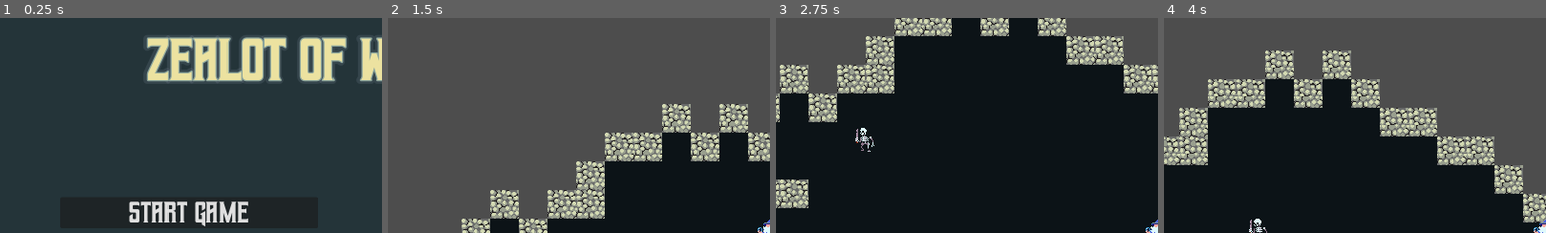
Above: before the commit, frames 1-4 (left to right).
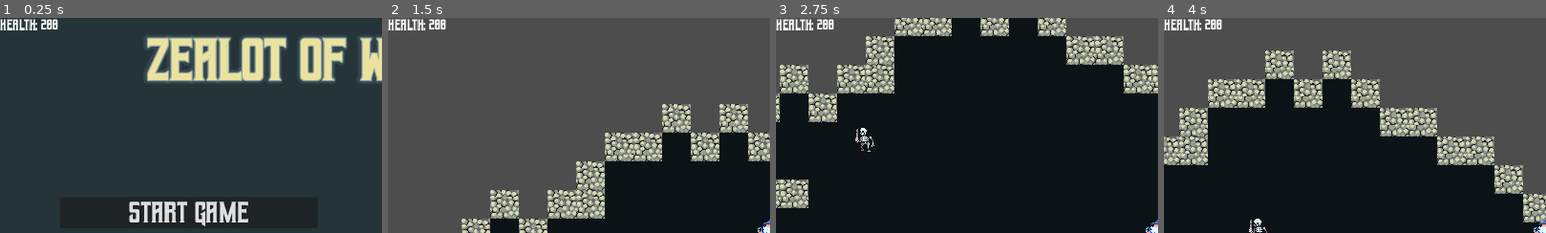
Above: after the commit, the same moments.

Repository: WizardsNStuff/Zealot-of-Wanderlust
Game: Godot game, scene res://Scenes/wizard_game.tscn
The game is run twice, just before and just after one commit, with the same random seed, the same clock (stepped at 60 frames per second) and the same inputs.
Inputs:
- Up to frame 1 (0.25 s): no input
- Up to frame 2 (1.5 s): click "Start game" at 0.5 s; tap Enter at 1.25 s; hold D (ui_right) from 1.28 s (still down); tap Space (attack) at 1.35 s
- Up to frame 3 (2.75 s): release D (ui_right) at 2.03 s; hold S (ui_down) from 2.03 s (still down); tap Space (attack) at 2.1 s
- Up to frame 4 (4 s): release S (ui_down) at 2.78 s; hold D (ui_right) 2.78-3.53 s; tap Space (attack) at 2.85, 3.6 s; hold W (ui_up) from 3.53 s (still down)
The pictures show only the part of the screen within x 0-50%, y 0-50%; the shares and areas given below are measured in that part.

The runs differ from the first frame. In frame 1, 0.6% of the frame differs, in the area x 0-16%, y 0-6%; in frame 2, 0.6%; in frame 3, 0.6%; in frame 4, 0.6%.

Commit message:
added health label but haven't connected it to anything yet

Diff:
--- a/zealot-of-wanderlust/Scenes/view.tscn
+++ b/zealot-of-wanderlust/Scenes/view.tscn
@@ -1,10 +1,25 @@
-[gd_scene load_steps=3 format=3 uid="uid://b2hi00650vmq1"]
+[gd_scene load_steps=6 format=3 uid="uid://b2hi00650vmq1"]
 
 [ext_resource type="Script" path="res://Scripts/view.gd" id="1_yc6w3"]
 [ext_resource type="PackedScene" uid="uid://m28273i40xcl" path="res://Scenes/main_menu.tscn" id="2_v62gn"]
+[ext_resource type="PackedScene" uid="uid://bu75n3pwlpxd4" path="res://Scenes/game_over.tscn" id="3_vdvbm"]
+[ext_resource type="FontFile" uid="uid://dguq661xgdfvr" path="res://Assets/Geizer.otf" id="4_x16ur"]
+
+[sub_resource type="LabelSettings" id="LabelSettings_agan8"]
+font = ExtResource("4_x16ur")
+font_size = 25
 
 [node name="View" type="CanvasLayer"]
 script = ExtResource("1_yc6w3")
 
 [node name="MainMenu" parent="." node_paths=PackedStringArray("view") instance=ExtResource("2_v62gn")]
 view = NodePath("..")
+
+[node name="GameOver" parent="." instance=ExtResource("3_vdvbm")]
+visible = false
+
+[node name="Label" type="Label" parent="."]
+offset_right = 40.0
+offset_bottom = 23.0
+text = "Health: 200"
+label_settings = SubResource("LabelSettings_agan8")
